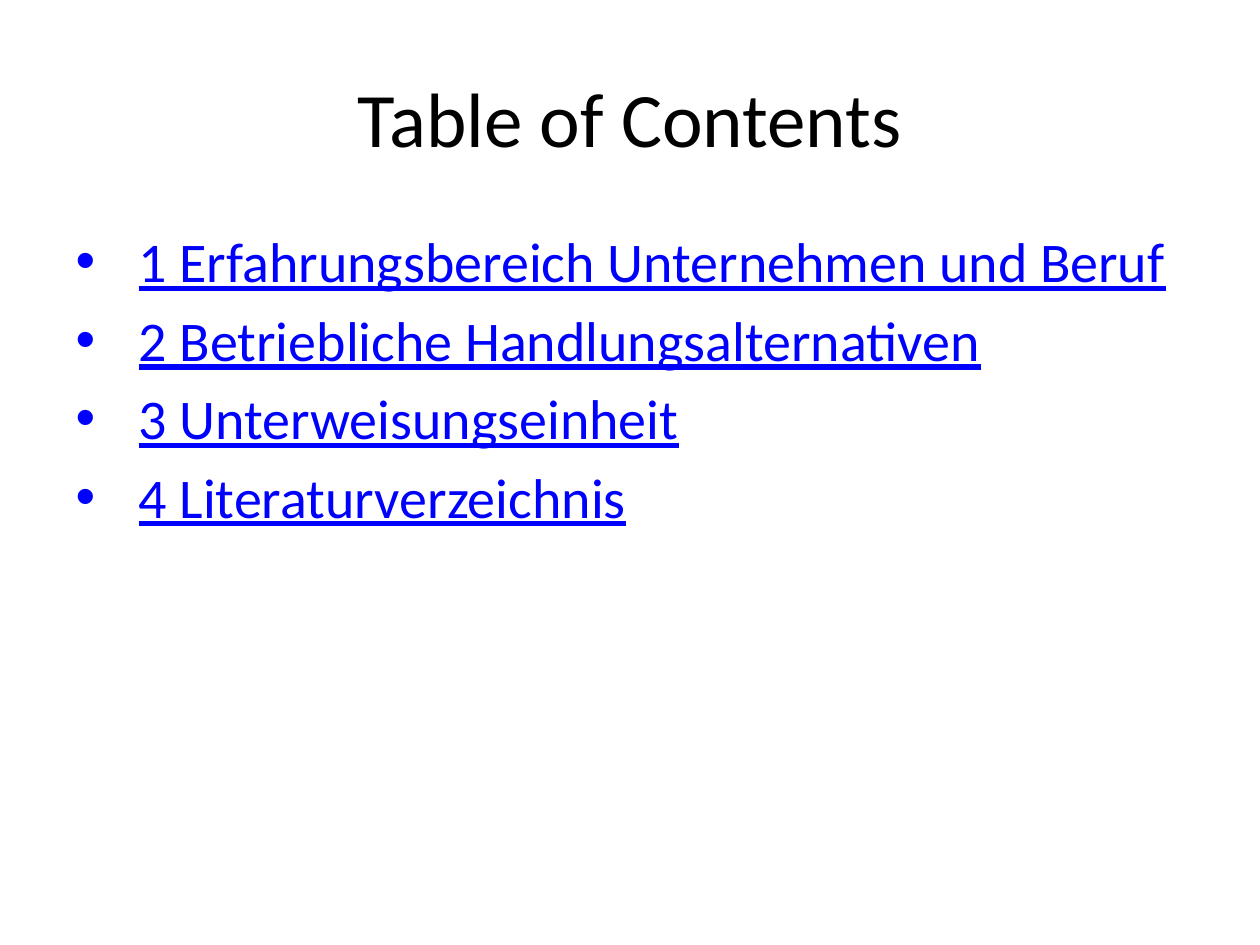
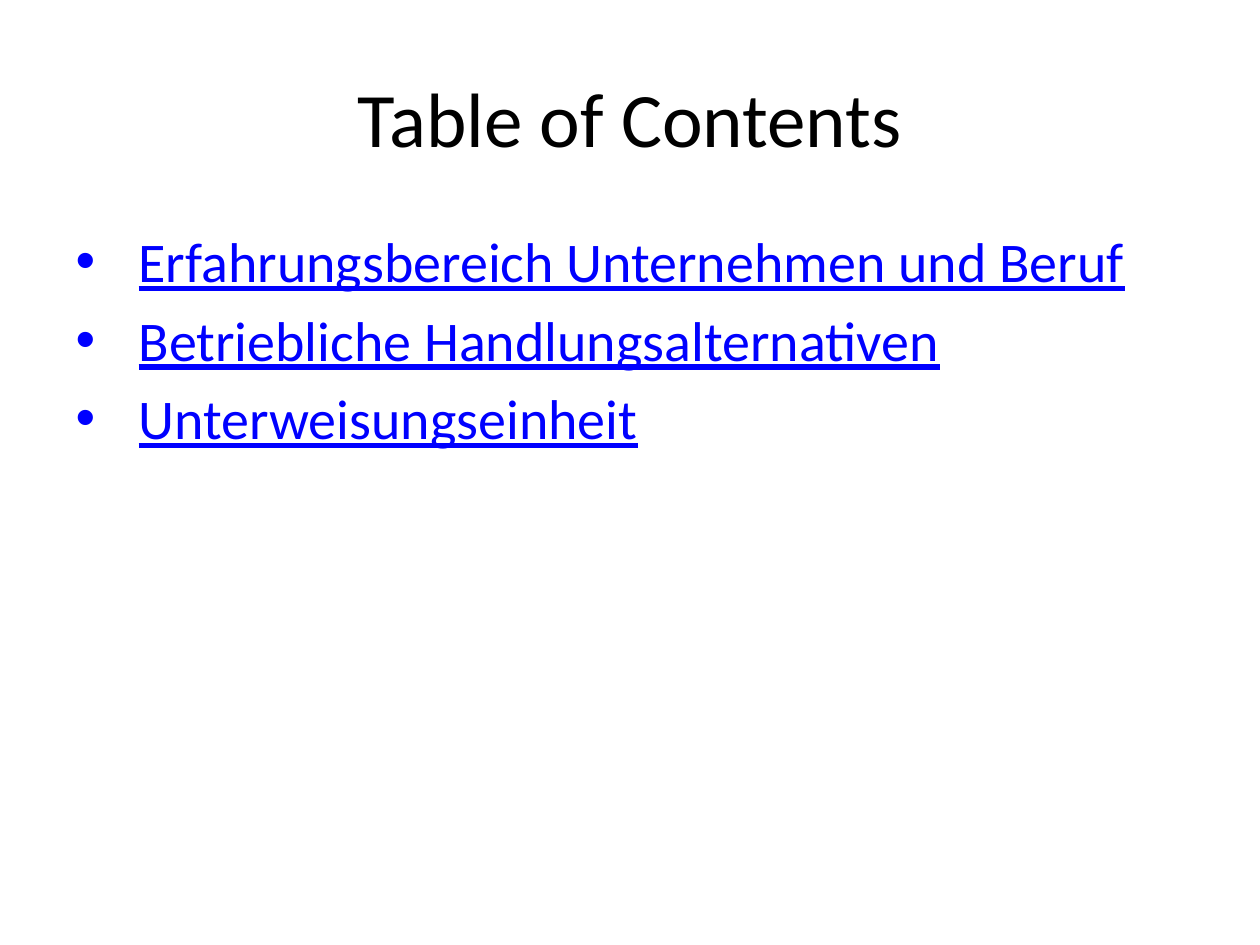
Before and after one commit to roman91DE/wipaed, a slide deck: slide 2 of praktikum/praesentation/praesentation.pptx. Drawn at 1260x945 pixels with LibreOffice and Linux fonts; fonts in the diff are those of the drawing. Boxes give left, top, right and bottom in pixels: in the first picture for what was removed or moved away, otherwise in the second. Text is boxed around its words. In the diff, an @@ line names an element or a change of style, - is before the commit and + after.

```diff
--- a/praktikum/praesentation/praesentation.pptx
+++ b/praktikum/praesentation/praesentation.pptx
@@ text at (139,243,1123,449): text changed @@
-• 1 Erfahrungsbereich Unternehmen und Beruf
-• 2 Betriebliche Handlungsalternativen
-• 3 Unterweisungseinheit
-• 4 Literaturverzeichnis
+• Erfahrungsbereich Unternehmen und Beruf
+• Betriebliche Handlungsalternativen
+• Unterweisungseinheit
```
Also in this commit, not shown: 15 other slides changed, 2 slides added, 1 slide removed, 1 other file.
